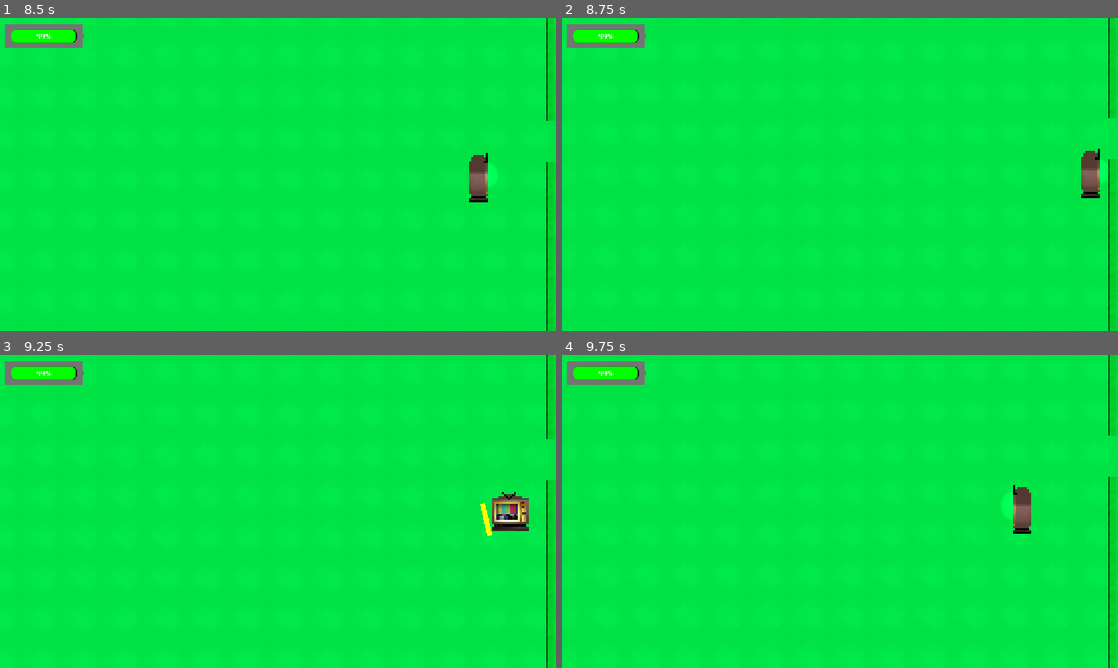
Above: before the commit, frames 1-4 (two rows, left to right).
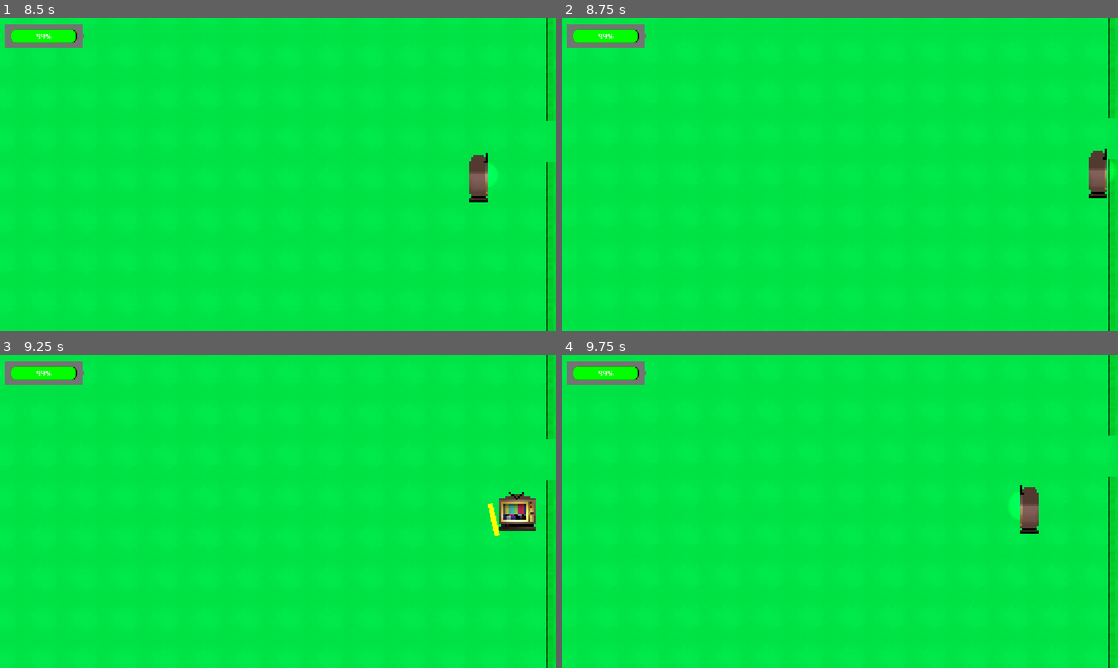
Above: after the commit, the same moments.

Repository: deathlytoall/LD-60-by-1507-Games
Game: Godot game, scene res://CarterMain/carter_main.tscn
Same seed, same stepped clock (60 frames per second), same inputs: the game is played once before the commit and once after it.
Inputs (mouse positions are in pixels of both pictures, inside the frame that each line leads up to):
- Up to frame 1 (8.5 s): tap Enter at 0.5 s; move the mouse to (400, 158) at 0.52 s; hold A (A) 0.53-1.28 s; click (400, 158) at 0.67 s; tap D (D) at 0.8, 1.35, 3.05, 7.55 s; move the mouse to (166, 190) at 1.27 s; click (166, 190) at 1.42 s; tap S (S) at 1.55, 3.8, 5.85, 8.3 s; move the mouse to (333, 105) at 2.02 s; hold S (S) 2.03-2.78 s; click (333, 105) at 2.17 s; tap A (A) at 2.3, 2.85, 4.55, 6.8, 7.35 s; move the mouse to (250, 237) at 2.77 s; click (250, 237) at 2.92 s; move the mouse to (444, 221) at 3.52 s; hold D (D) 3.53-4.28 s; click (444, 221) at 3.67 s; move the mouse to (111, 127) at 4.27 s; click (111, 127) at 4.35 s; move the mouse to (305, 174) at 5.02 s; hold D (D) 5.03-5.78 s; right-click (305, 174) at 5.1 s; click (305, 174) at 5.17 s; move the mouse to (194, 96) at 5.77 s; click (194, 96) at 5.92 s; tap Space at 6.5 s; move the mouse to (400, 158) at 6.52 s; hold W (W) 6.53-7.28 s; click (400, 158) at 6.67 s; move the mouse to (166, 190) at 7.27 s; click (166, 190) at 7.42 s; move the mouse to (333, 105) at 8.02 s; hold D (D) from 8.03 s (still down); click (333, 105) at 8.17 s
- Up to frame 2 (8.75 s): keep holding D (D)
- Up to frame 3 (9.25 s): move the mouse to (250, 574) at 8.77 s; release D (D) at 8.78 s; tap S (S) at 8.85 s; click (250, 574) at 8.92 s; tap A (A) at 9.05 s
- Up to frame 4 (9.75 s): move the mouse to (1006, 558) at 9.52 s; hold A (A) from 9.53 s (still down); click (1006, 558) at 9.67 s

Frame 1 is identical in both runs. In frame 2, 0.5% of the frame differs, in the area x 93-100%, y 41-58%; in frame 3, 0.8%, in the area x 86-97%, y 43-58%; in frame 4, 0.5%.

Commit message:
more more sutff

Diff:
--- a/Enemies/enemy.gd
+++ b/Enemies/enemy.gd
@@ -56,14 +56,14 @@
 		var item = preload("res://Items/item.tscn")
 		var item_clone = item.instantiate()
 		if randf() > 0.7:
-			get_tree().root.add_child(item_clone)
+			get_tree().root.add_child.call_deferred(item_clone)
 			item_clone.global_position = Vector2(global_position.x, global_position.y)
 			item_clone.item_type = -1
 		queue_free()
-		get_parent().enemies_to_kill -= 1
-		if get_parent().enemies_to_kill == 0:
-			get_parent().open_doors()
-			get_parent().generate_item()
+		#get_parent().enemies_to_kill -= 1
+		#if get_parent().enemies_to_kill == 0:
+			#get_parent().open_doors()
+			#get_parent().generate_item()
 
 
 func _on_player_detection_body_entered(body):
@@ -72,10 +72,9 @@
 
 
 func _on_body_entered(body):
-	if body is CharacterBody2D:
+	if body is Player:
 		body.take_damage(5)
 		back = -2
 
-
 func _on_body_exited(body):
 	back = 1
--- a/Player/player.gd
+++ b/Player/player.gd
@@ -14,6 +14,7 @@
 var mult = 1
 var scaler = 1
 
+@onready var audio_stream_player: AudioStreamPlayer = $AudioStreamPlayer
 
 func _ready():
 	Global.pick_up.connect(_on_pick_up)
@@ -163,11 +164,14 @@
 	zap_child.rotation += deg_to_rad(360 * dir)
 
 func take_damage(damage: float) -> void:
-	health -= damage
-	var prev_frame = animated_sprite_2d.frame
-	animated_sprite_2d.animation = "damage"
-	animated_sprite_2d.frame = prev_frame
-	damage_timer.start(.5)
+	if damage_timer.is_stopped():
+		audio_stream_player.pitch_scale = randf_range(0.8, 1)
+		audio_stream_player.play()
+		health -= damage
+		var prev_frame = animated_sprite_2d.frame
+		animated_sprite_2d.animation = "damage"
+		animated_sprite_2d.frame = prev_frame
+		damage_timer.start(.5)
 
 func _on_pick_up(_item):
 	var prev_frame = animated_sprite_2d.frame
--- a/Player/player.tscn
+++ b/Player/player.tscn
@@ -6,6 +6,7 @@
 [ext_resource type="Texture2D" uid="uid://dfm0xg60uokuo" path="res://Textures/mc_damage.png" id="2_k53q1"]
 [ext_resource type="Texture2D" uid="uid://m1tdaxtp5ttr" path="res://Textures/mc_item.png" id="4_fhl08"]
 [ext_resource type="PackedScene" uid="uid://fxvkb7f31rav" path="res://Player/batttery.tscn" id="6_fhl08"]
+[ext_resource type="AudioStream" uid="uid://dtw40f1kebitu" path="res://Sounds/Hit.wav" id="7_vtle1"]
 
 [sub_resource type="Gradient" id="Gradient_od3ui"]
 colors = PackedColorArray(1, 1, 1, 1, 0, 0, 0, 1)
@@ -372,7 +373,7 @@
 }]
 
 [sub_resource type="RectangleShape2D" id="RectangleShape2D_xa11k"]
-size = Vector2(72, 32.333336)
+size = Vector2(43.333336, 32.333336)
 
 [sub_resource type="RectangleShape2D" id="RectangleShape2D_nkt2u"]
 size = Vector2(10, 64)
@@ -434,7 +435,7 @@
 one_shot = true
 
 [node name="CollisionShape2D" type="CollisionShape2D" parent="." unique_id=1612569969]
-position = Vector2(0, 16.16667)
+position = Vector2(-0.33333334, 16.16667)
 shape = SubResource("RectangleShape2D_xa11k")
 
 [node name="Arm" type="Area2D" parent="." unique_id=1924268066]
@@ -494,6 +495,9 @@
 wait_time = 0.25
 one_shot = true
 
+[node name="AudioStreamPlayer" type="AudioStreamPlayer" parent="." unique_id=151580559]
+stream = ExtResource("7_vtle1")
+
 [connection signal="timeout" from="AnimatedSprite2D/Damage timer" to="." method="_on_damage_timer_timeout"]
 [connection signal="timeout" from="AnimatedSprite2D/Item Timer" to="." method="_on_item_timer_timeout"]
 [connection signal="timeout" from="CanvasLayer/Batttery/Timer" to="." method="_on_timer_timeout"]
--- a/TerrianGeneration/RoomHelpers/BaseRoom/base_room.gd
+++ b/TerrianGeneration/RoomHelpers/BaseRoom/base_room.gd
@@ -83,7 +83,7 @@
 	for x in range(0, amount):
 		var enemy = preload("res://Enemies/enemy_base.tscn")
 		enemy_clone = enemy.instantiate()
-		add_child(enemy_clone, true)
+		add_child.call_deferred(enemy_clone, true)
 		enemy_clone.global_position = Vector2(global_position.x + randi_range(30,200), global_position.y + randi_range(30,200))
 
 
--- a/TerrianGeneration/Rooms/1x1Rooms/1x1Room1/@r1x1_room_1.tscn
+++ b/TerrianGeneration/Rooms/1x1Rooms/1x1Room1/@r1x1_room_1.tscn
@@ -5,6 +5,7 @@
 [ext_resource type="PackedScene" uid="uid://cmx8ih50c51ds" path="res://TerrianGeneration/RoomHelpers/RoomCameraTrigger/room_camera_trigger.tscn" id="3_8m44d"]
 [ext_resource type="Script" uid="uid://7s4poke02tk7" path="res://Player/camera_2d.gd" id="4_c1o4i"]
 [ext_resource type="PackedScene" uid="uid://ctfaawcnd4ly8" path="res://TerrianGeneration/RoomHelpers/BaseRoom/base_room.tscn" id="5_t8mk1"]
+[ext_resource type="PackedScene" uid="uid://bpbuj3ccfkfl1" path="res://Enemies/enemy_base.tscn" id="6_smxpl"]
 
 [sub_resource type="RectangleShape2D" id="RectangleShape2D_texa1"]
 size = Vector2(218, 219)
@@ -45,6 +46,18 @@
 [node name="Layer2" parent="BaseRoom" index="0" unique_id=334156666]
 tile_map_data = PackedByteArray("AAAAAAAACQAAAAAAAAAQAAAAEwAAAAAAAAAAAAEACwAAAAAAAAAQAAEADAAAAAAAAAAAAAIACwAAAAAAAAAQAA …(4416 unchanged characters)…
 
+[node name="EnemyBase" parent="." unique_id=1661495415 instance=ExtResource("6_smxpl")]
+position = Vector2(94, 129)
+
+[node name="EnemyBase2" parent="." unique_id=1502801907 instance=ExtResource("6_smxpl")]
+position = Vector2(179, 66)
+
+[node name="EnemyBase3" parent="." unique_id=1840268583 instance=ExtResource("6_smxpl")]
+position = Vector2(78, 51)
+
+[node name="EnemyBase4" parent="." unique_id=1425488615 instance=ExtResource("6_smxpl")]
+position = Vector2(204, 212)
+
 [connection signal="body_exited" from="RoomCameraTrigger" to="RoomCameraTrigger" method="_on_body_exited"]
 
 [editable path="BaseRoom"]
Not shown, added: Sounds/Hit.wav.import
Not shown, added: Sounds/Hit.wav
